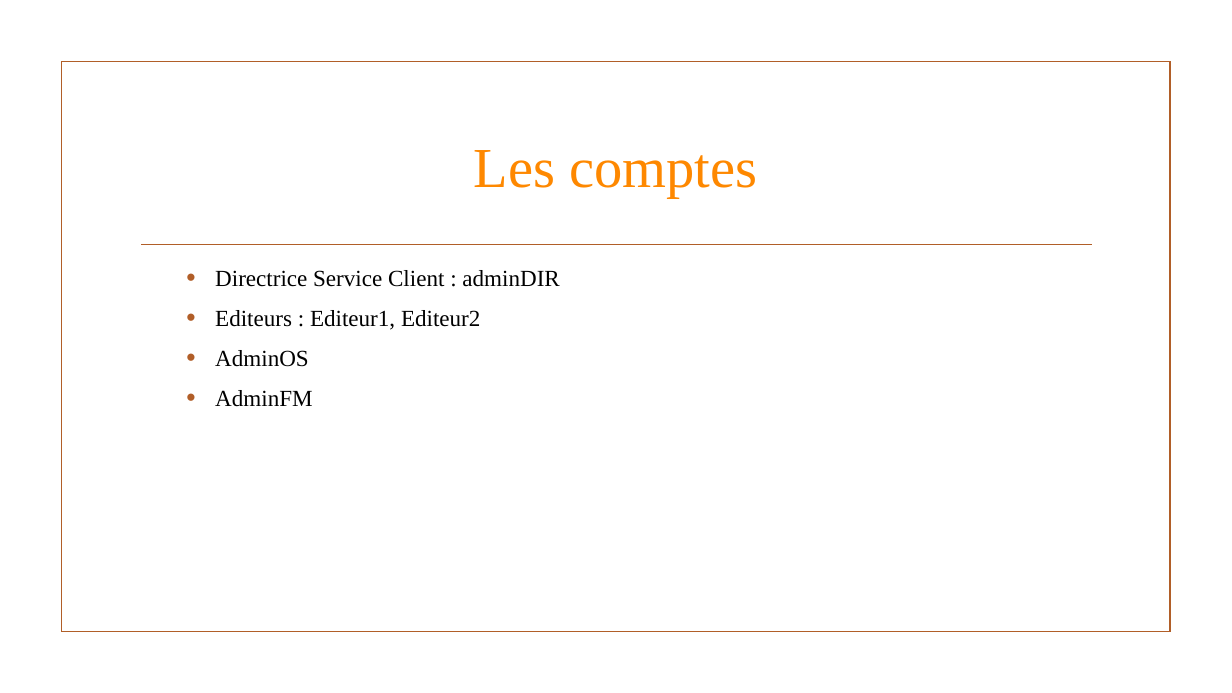
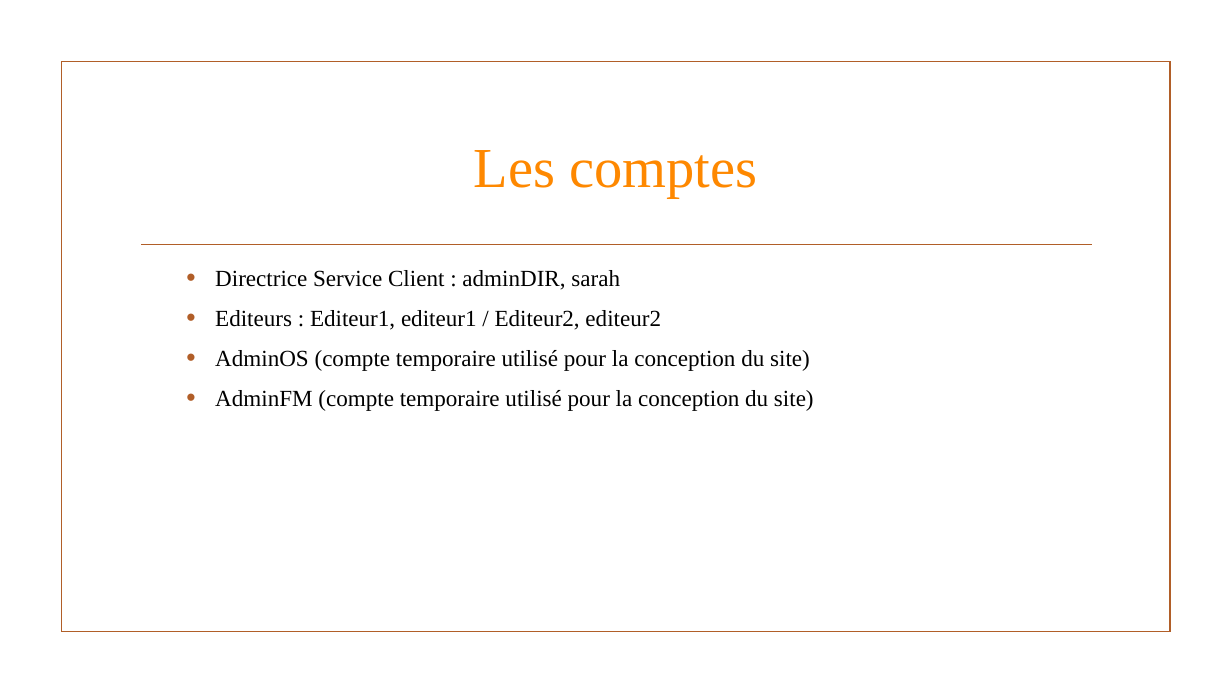
Before and after one commit to DebrayM/Oncle-Sammy, a slide deck: slide 10 of Grillades Oncle SAMMY site vitrine.pptx (slide 7 before the commit). Drawn at 1232x693 pixels with LibreOffice and Linux fonts; fonts in the diff are those of the drawing; background and template pictures are left out. Boxes give left, top, right and bottom in pixels: in the first picture for what was removed or moved away, otherwise in the second. Text is boxed around its words. In the diff, an @@ line names an element or a change of style, - is before the commit and + after.

```diff
--- a/Grillades Oncle SAMMY site vitrine.pptx
+++ b/Grillades Oncle SAMMY site vitrine.pptx
@@ text at bbox=[215, 270, 814, 411]: text changed @@
-  • Directrice Service Client : adminDIR
-  • Editeurs : Editeur1, Editeur2
-  • AdminOS
-  • AdminFM
+  • Directrice Service Client : adminDIR, sarah
+  • Editeurs : Editeur1, editeur1 / Editeur2, editeur2
+  • AdminOS (compte temporaire utilisé pour la conception du site)
+  • AdminFM (compte temporaire utilisé pour la conception du site)
```
Also in this commit, not shown: 5 other slides changed, 3 slides added, 1 slide removed, 2 other files.
